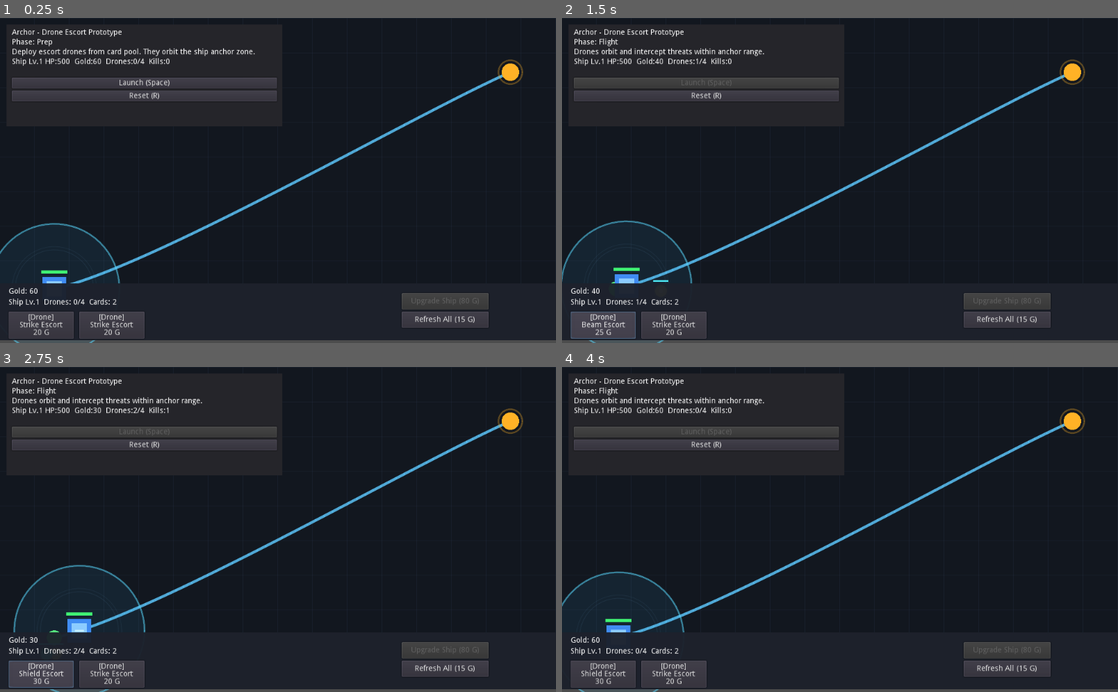
Above: before the commit, frames 1-4 (two rows, left to right).
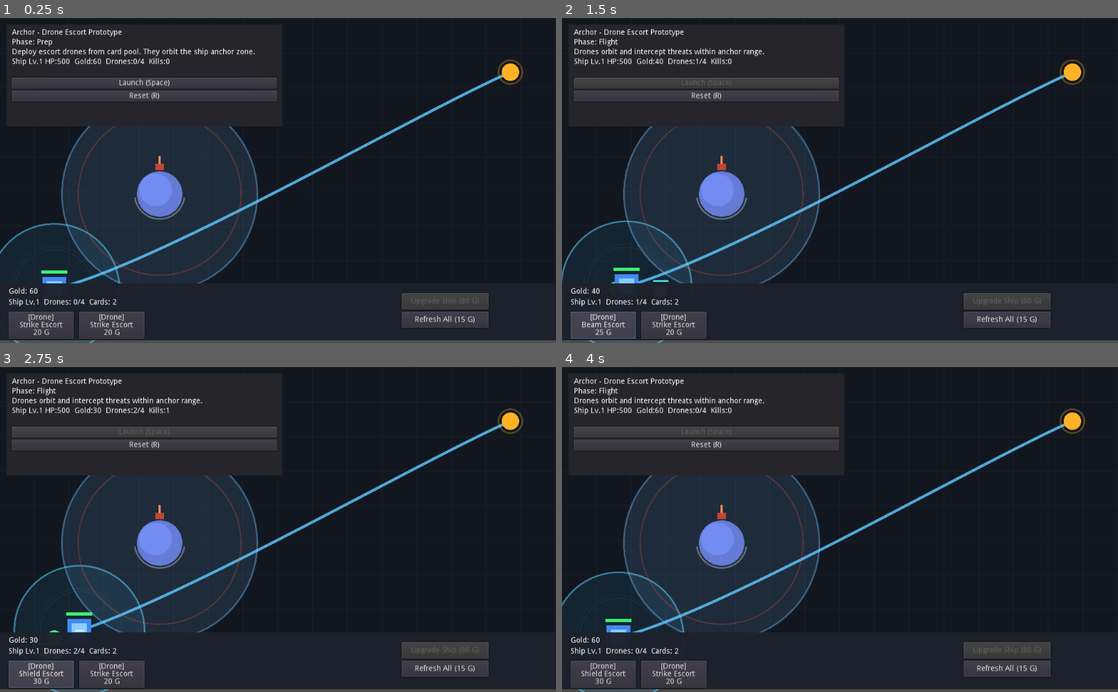
Above: after the commit, the same moments.

Repository: fingertip123/CGJ2026
Game: Godot game, scene res://scenes/Main.tscn
Two runs of this game, one before a commit and one after it. Both use one fixed random seed, a clock stepped at 60 frames per second and the inputs below.
Inputs:
- Up to frame 1 (0.25 s): no input
- Up to frame 2 (1.5 s): click "Launch (Space)" at 0.5 s; click "[Drone] Strike Escort 20 G" at 1.25 s
- Up to frame 3 (2.75 s): click "[Drone] Beam Escort 25 G" at 2 s
- Up to frame 4 (4 s): click "[Drone] Shield Escort 30 G" at 2.75 s; tap Enter at 3.5 s; tap R at 3.6 s; tap Space at 3.77 s

The runs differ from the first frame. In frame 1, 14% of the frame differs, in the area x 11-47%, y 33-82%; in frame 2, 14%; in frame 3, 14%; in frame 4, 14%.

Commit message:
[feature] 增加Planet场景

Diff:
--- a/scenes/Main.tscn
+++ b/scenes/Main.tscn
@@ -6,6 +6,7 @@
 [ext_resource path="res://scripts/spawn_manager.gd" type="Script" id=4]
 [ext_resource path="res://scripts/card_pool.gd" type="Script" id=5]
 [ext_resource path="res://scripts/background.gd" type="Script" id=6]
+[ext_resource path="res://scenes/Planet.tscn" type="PackedScene" id=7]
 
 [node name="Main" type="Node2D"]
 script = ExtResource( 1 )
@@ -25,6 +26,11 @@
 
 [node name="SpawnManager" type="Node2D" parent="."]
 script = ExtResource( 4 )
+
+[node name="Planets" type="Node2D" parent="."]
+
+[node name="Planet" parent="Planets" instance=ExtResource( 7 )]
+position = Vector2( 294, 325 )
 
 [node name="UiLayer" type="CanvasLayer" parent="."]
 
--- /dev/null
+++ b/scenes/Planet.tscn
@@ -0,0 +1,6 @@
+[gd_scene load_steps=2 format=2]
+
+[ext_resource path="res://scripts/planet.gd" type="Script" id=1]
+
+[node name="Planet" type="Node2D"]
+script = ExtResource( 1 )
--- /dev/null
+++ b/scripts/planet.gd
@@ -0,0 +1,97 @@
+tool
+extends Node2D
+
+export(float) var nPlanetRadius = 42.0 setget SetPlanetRadius
+export(float) var nGravityRadius = 180.0 setget SetGravityRadius
+export(float) var nGravityStrength = 280.0
+export(bool) var bHasDefenseTower = true setget SetHasDefenseTower
+export(float) var nDefenseRange = 150.0 setget SetDefenseRange
+export(float) var nDefenseDamage = 10.0
+export(float) var nDefenseInterval = 0.9
+export(Color) var oPlanetColor = Color(0.45, 0.55, 0.95) setget SetPlanetColor
+export(Color) var oGravityColor = Color(0.45, 0.75, 1.0, 0.12) setget SetGravityColor
+
+var pGame = null
+var nDefenseCooldown = 0.0
+
+func Setup(pGameNode) -> void:
+    pGame = pGameNode
+    nDefenseCooldown = 0.0
+    update()
+
+func SetPlanetRadius(nValue: float) -> void:
+    nPlanetRadius = max(1.0, nValue)
+    update()
+
+func SetGravityRadius(nValue: float) -> void:
+    nGravityRadius = max(nPlanetRadius, nValue)
+    update()
+
+func SetHasDefenseTower(bValue: bool) -> void:
+    bHasDefenseTower = bValue
+    update()
+
+func SetDefenseRange(nValue: float) -> void:
+    nDefenseRange = max(0.0, nValue)
+    update()
+
+func SetPlanetColor(oValue: Color) -> void:
+    oPlanetColor = oValue
+    update()
+
+func SetGravityColor(oValue: Color) -> void:
+    oGravityColor = oValue
+    update()
+
+func IsInsideGravity(vWorldPos: Vector2) -> bool:
+    return global_position.distance_to(vWorldPos) <= nGravityRadius
+
+func GetGravityAcceleration(vWorldPos: Vector2) -> Vector2:
+    var vToPlanet = global_position - vWorldPos
+    var nDist = vToPlanet.length()
+    if nDist <= 0.001 or nDist > nGravityRadius:
+        return Vector2.ZERO
+
+    var nFalloff = 1.0 - clamp(nDist / nGravityRadius, 0.0, 1.0)
+    return vToPlanet.normalized() * nGravityStrength * nFalloff
+
+func _process(delta: float) -> void:
+    if Engine.editor_hint:
+        return
+    if not bHasDefenseTower:
+        return
+
+    nDefenseCooldown = max(0.0, nDefenseCooldown - delta)
+
+func CanAttack(vWorldPos: Vector2) -> bool:
+    return bHasDefenseTower and global_position.distance_to(vWorldPos) <= nDefenseRange
+
+func TryAttack(pTarget) -> bool:
+    if not bHasDefenseTower or nDefenseCooldown > 0.0:
+        return false
+    if pTarget == null or not is_instance_valid(pTarget) or not (pTarget is Node2D):
+        return false
+    if not CanAttack(pTarget.global_position):
+        return false
+    if not pTarget.has_method("TakeDamage"):
+        return false
+
+    nDefenseCooldown = nDefenseInterval
+    pTarget.TakeDamage(nDefenseDamage)
+    return true
+
+func _draw() -> void:
+    draw_circle(Vector2.ZERO, nGravityRadius, oGravityColor)
+    draw_arc(Vector2.ZERO, nGravityRadius, 0.0, TAU, 72, Color(oGravityColor.r, oGravityColor.g, oGravityColor.b, 0.35), 2.0, true)
+
+    if bHasDefenseTower:
+        draw_arc(Vector2.ZERO, nDefenseRange, 0.0, TAU, 64, Color(1.0, 0.35, 0.25, 0.18), 1.5, true)
+
+    draw_circle(Vector2.ZERO, nPlanetRadius, oPlanetColor.darkened(0.12))
+    draw_circle(Vector2(-nPlanetRadius * 0.18, -nPlanetRadius * 0.18), nPlanetRadius * 0.72, oPlanetColor)
+    draw_arc(Vector2.ZERO, nPlanetRadius + 4.0, 0.15, PI - 0.15, 48, Color(0.85, 0.9, 1.0, 0.3), 2.0, true)
+
+    if bHasDefenseTower:
+        var vBase = Vector2(0, -nPlanetRadius - 4.0)
+        draw_rect(Rect2(vBase - Vector2(8, 10), Vector2(16, 12)), Color(0.75, 0.28, 0.2))
+        draw_line(vBase - Vector2(0, 10), vBase - Vector2(0, 24), Color(1.0, 0.55, 0.35), 3.0, true)
Not shown: 1 places in scenes/Main.tscn that only renumber resources
